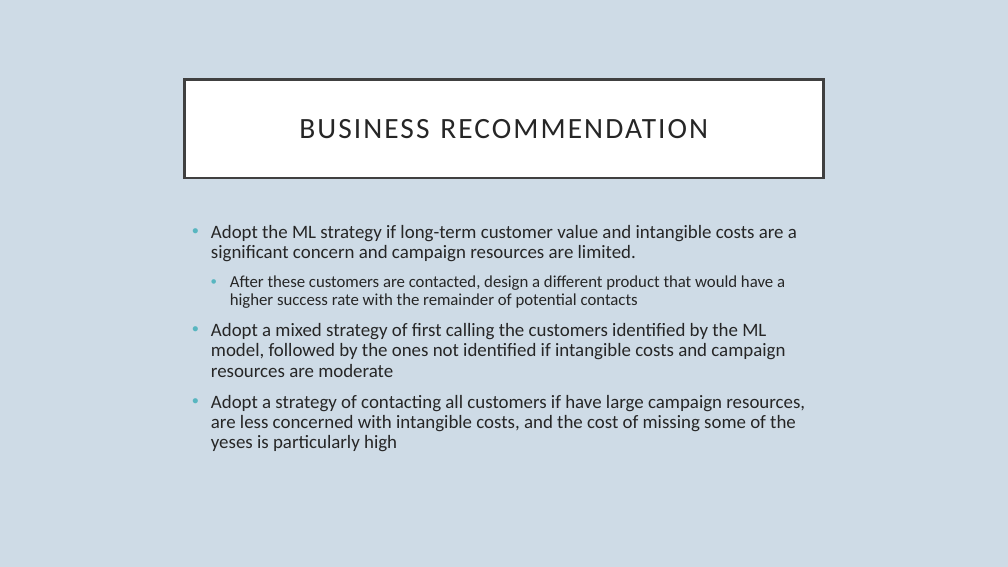
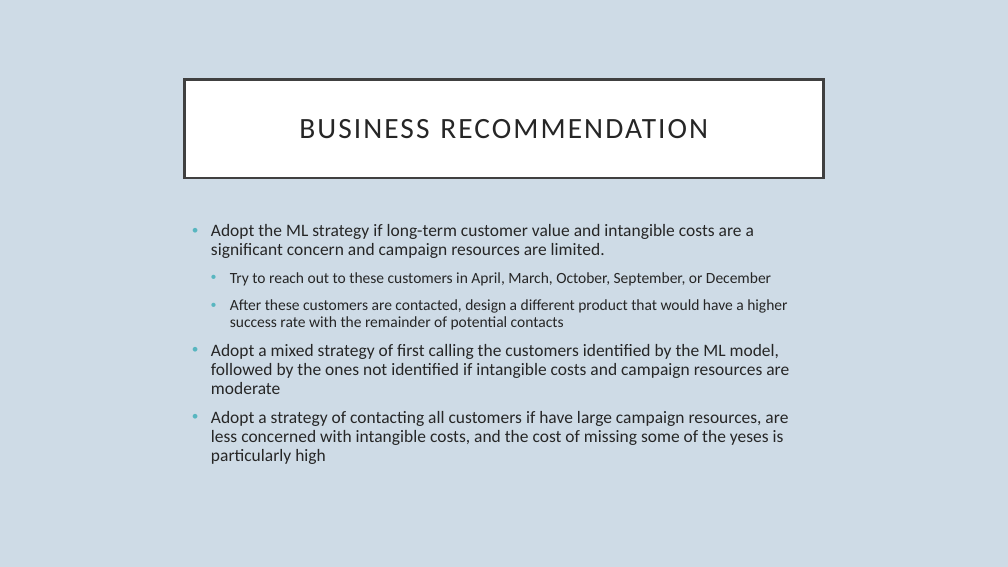
Before and after one commit to dapopov-st/bank-marketing-predicting-term-deposit-subscription, a slide deck: slide 13 of BankMarketing.pptx (slide 12 before the commit). Drawn at 1008x567 pixels with LibreOffice and Linux fonts; fonts in the diff are those of the drawing. Boxes give left, top, right and bottom in pixels: in the first picture for what was removed or moved away, otherwise in the second. Text is boxed around its words. In the diff, an @@ line names an element or a change of style, - is before the commit and + after.

```diff
--- a/BankMarketing.pptx
+++ b/BankMarketing.pptx
@@ text at (211,224,789,464): size 18 to 16.6 pt in "Adopt the ML strategy if long-term customer ...", "Adopt a mixed strategy of first calling ...", "Adopt a strategy of contacting all customers ..."; size 16 to 14.8 pt in "After these customers are contacted, design a ..." @@
@@ text at (230,272,771,286): paragraph added @@
+  • Try to reach out to these customers in April, March, October, September, or December
```
Also in this commit, not shown: 7 other slides changed, 7 slides added, 4 slides removed.
